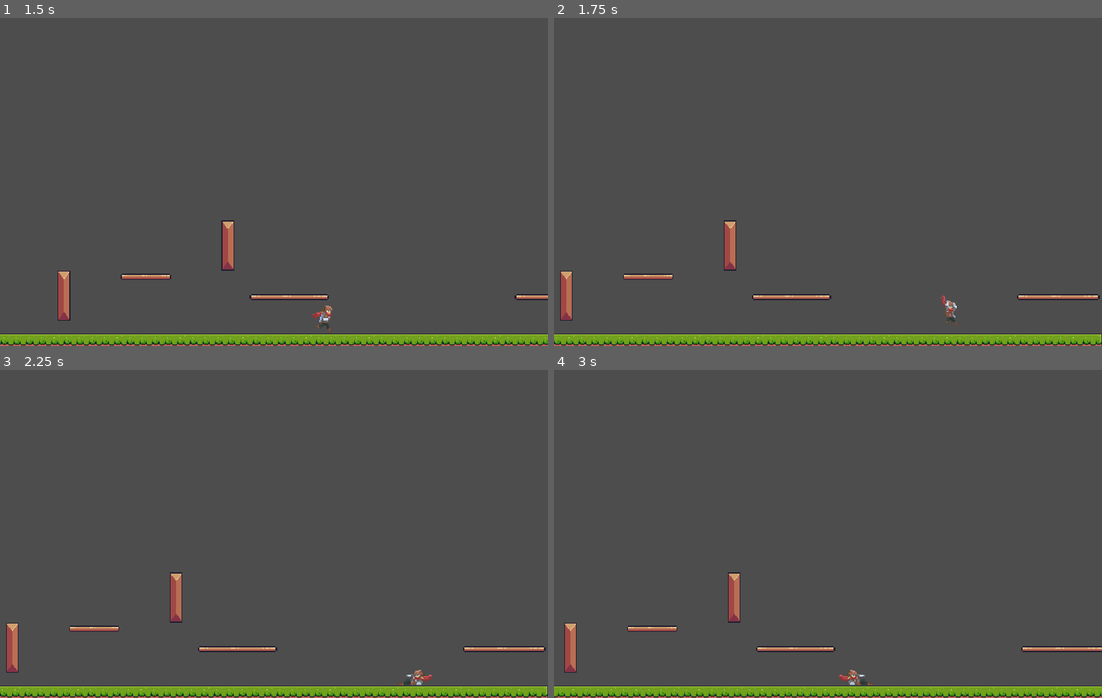
Above: before the commit, frames 1-4 (two rows, left to right).
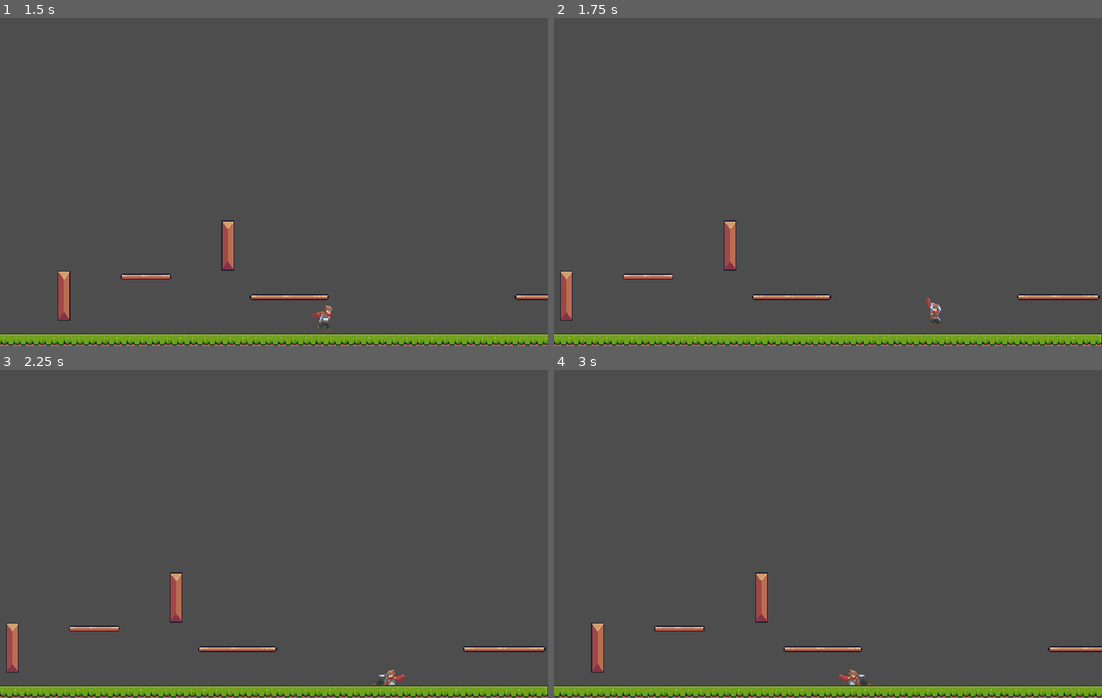
Above: after the commit, the same moments.

Repository: DeVelox/Niro
Game: Godot game, scene res://main.tscn
Same seed, same stepped clock (60 frames per second), same inputs: the game is played once before the commit and once after it.
Inputs:
- Up to frame 1 (1.5 s): tap Enter at 0.5 s; hold D (right) from 0.53 s (still down); tap Shift (dash) at 0.6 s; tap W (jump) at 0.77 s; tap S (crouch) at 1.35 s
- Up to frame 2 (1.75 s): keep holding D (right); tap W (jump) at 1.52 s; tap Shift (dash) at 1.55 s
- Up to frame 3 (2.25 s): release D (right) at 2.03 s; hold A (left) from 2.03 s (still down); tap Shift (dash) at 2.1 s
- Up to frame 4 (3 s): release A (left) at 2.78 s; hold D (right) from 2.78 s (still down); tap Shift (dash) at 2.85 s

Frame 1 is identical in both runs. In frame 2, 0.2% of the frame differs, in the area x 67-74%, y 84-95%; in frame 3, 0.2%; in frame 4, 2.9%, in the area x 0-100%, y 61-100%.

Commit message:
fix animation

Diff:
--- a/player/player.gd
+++ b/player/player.gd
@@ -2,8 +2,8 @@
 
 const SPEED = 300.0
 const JUMP_VELOCITY = -300.0
-const DASH_LENGTH = 0.2
-const DASH_MULTI = 2.5
+const DASH_LENGTH = 0.1
+const DASH_MULTI = 2.8
 const SLIDE_MULTI = 2.5
 const WALL_JUMP_MULTI = 2
 
@@ -36,7 +36,18 @@
 		reload()
 
 	if Input.is_action_just_pressed("dash"):
-		try_dash()
+		try_dash_and_slide()
+
+	# Sprite direction
+	if not is_zero_approx(velocity.x):
+		if velocity.x > 0.0:
+			sprite.flip_h = false
+		else:
+			sprite.flip_h = true
+
+	# Current animation
+	sprite.play(get_animation())
+
 	# Do not allow other movement while dashing
 	if is_dashing:
 		move_and_slide()
@@ -72,16 +83,6 @@
 		velocity.x = move_toward(velocity.x, motion, accel())
 	else:
 		velocity.x = move_toward(velocity.x, 0, decel())
-
-	# Sprite direction
-	if not is_zero_approx(velocity.x):
-		if velocity.x > 0.0:
-			sprite.flip_h = false
-		else:
-			sprite.flip_h = true
-
-	# Current animation
-	sprite.play(get_animation())
 
 	# Coyote timer
 	if is_on_floor():
@@ -110,7 +111,9 @@
 	else:
 		return
 
-func try_dash():
+func try_dash_and_slide():
+	if not motion:
+		return
 	if not is_sliding and is_on_floor():
 		velocity.x = motion * SLIDE_MULTI
 		hitbox.position.y = 45
--- a/player/player.tscn
+++ b/player/player.tscn
@@ -58,7 +58,7 @@
 "duration": 1.0,
 "texture": ExtResource("8_ta86v")
 }, {
-"duration": 1.0,
+"duration": 2.0,
 "texture": ExtResource("9_sfh7k")
 }],
 "loop": true,
